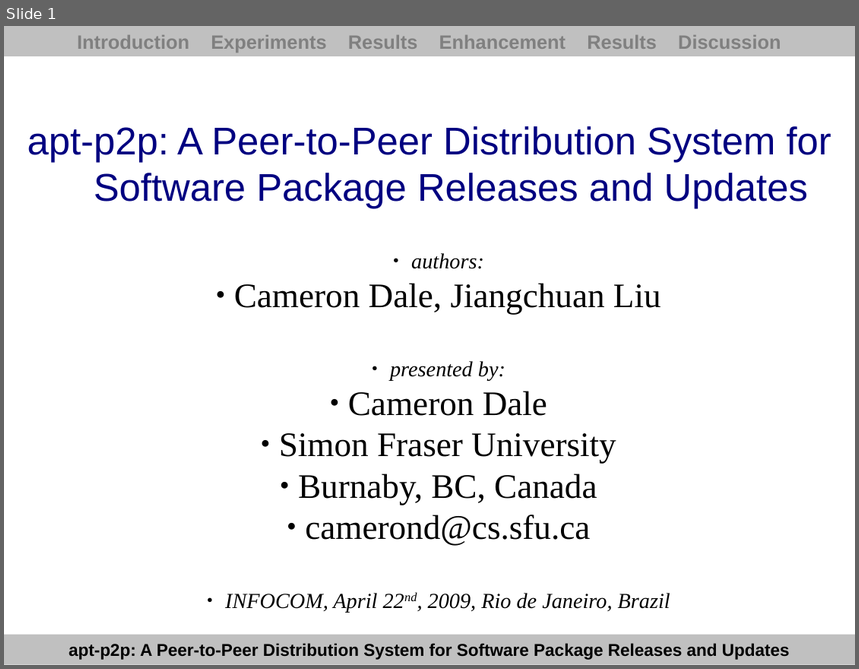
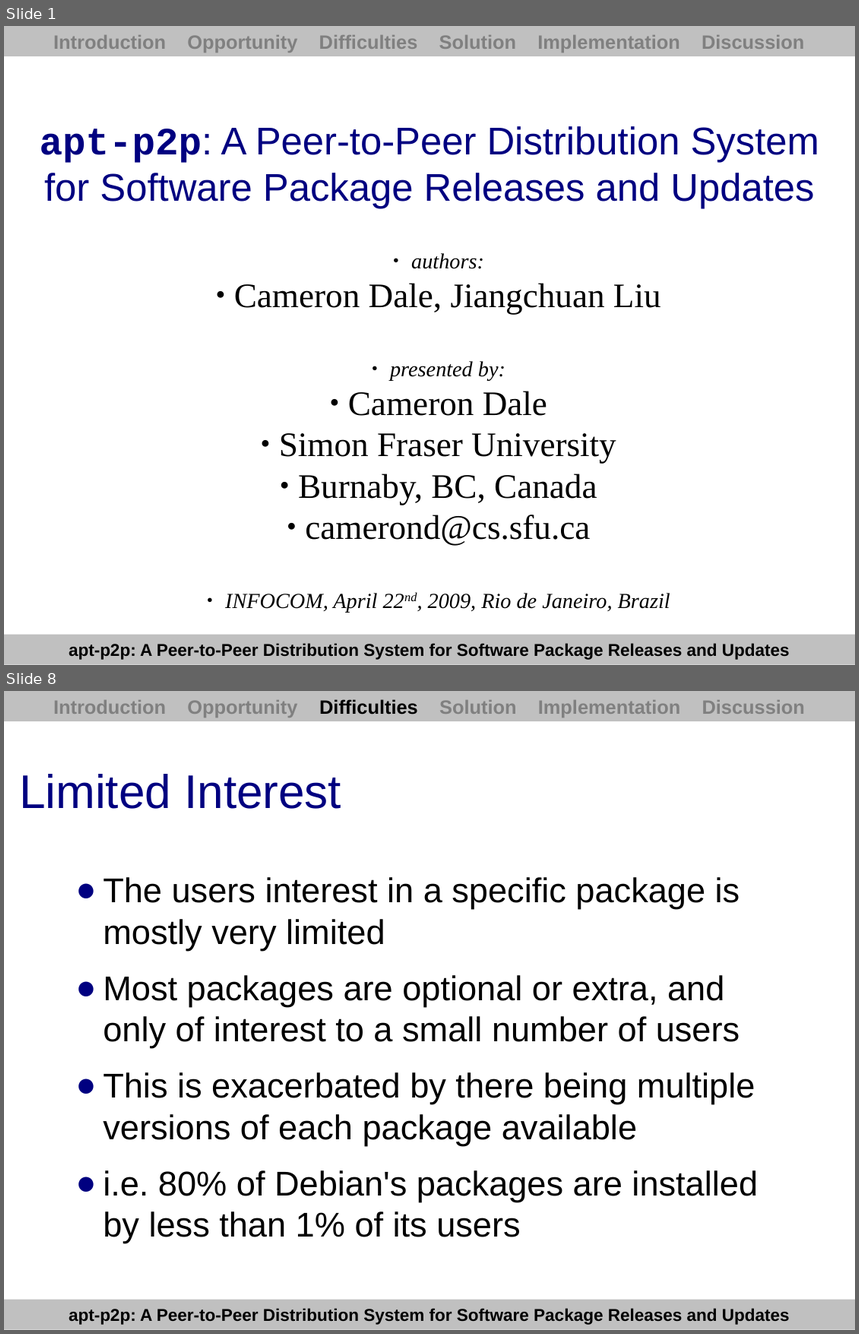
Before and after one commit to PyroSamurai/apt-p2p, a slide deck: docs/paper/presentation.odp. Shown one above the other, each under a label of ours: slide 1 before the commit, slides 1 and 8 after it; the slides between them are not shown. The pictures are 859x669 and 859x1334 pixels, drawn with LibreOffice and Linux fonts; fonts in the diff are those of the drawing. Boxes give left, top, right and bottom in pixels: in the first picture for what was removed or moved away, otherwise in the second. Text is boxed around its words. In the diff, an @@ line names an element or a change of style, - is before the commit and + after.

```diff
--- a/docs/paper/presentation.odp
+++ b/docs/paper/presentation.odp
@@ slide 8 added at (4,691,855,1330), background #FFFFFF; not listed: 1 template element that a slide beside it also shows @@
@@ rectangle added at (4,691,855,721), fill #C0C0C0, 18 pt, text #808080, bold @@
+Introduction Opportunity Difficulties Solution Implementation Discussion
@@ title added at (19,774,341,809), 44 pt, text #000080 @@
+Limited Interest
@@ text added at (103,877,758,1244), 32 pt, text #000000 @@
+● The users interest in a specific package is mostly very limited
+● Most packages are optional or extra, and only of interest to a small number of users
+● This is exacerbated by there being multiple versions of each package available
+● i.e. 80% of Debian's packages are installed by less than 1% of its users
@@ slide 1 changed as well @@
@@ text in rectangle at (53,35,804,53): text changed @@
-Introduction Experiments Results Enhancement Results Discussion
+Introduction Opportunity Difficulties Solution Implementation Discussion
@@ title at (40,126,819,209): text changed @@
-apt-p2p: A Peer-to-Peer Distribution System for
-Software Package Releases and Updates
+apt-p2p: A Peer-to-Peer Distribution System for Software Package Releases and Updates
```
Also in this commit, not shown: 2 other slides changed, 18 other slides added, 18 slides removed, 7 other files.
